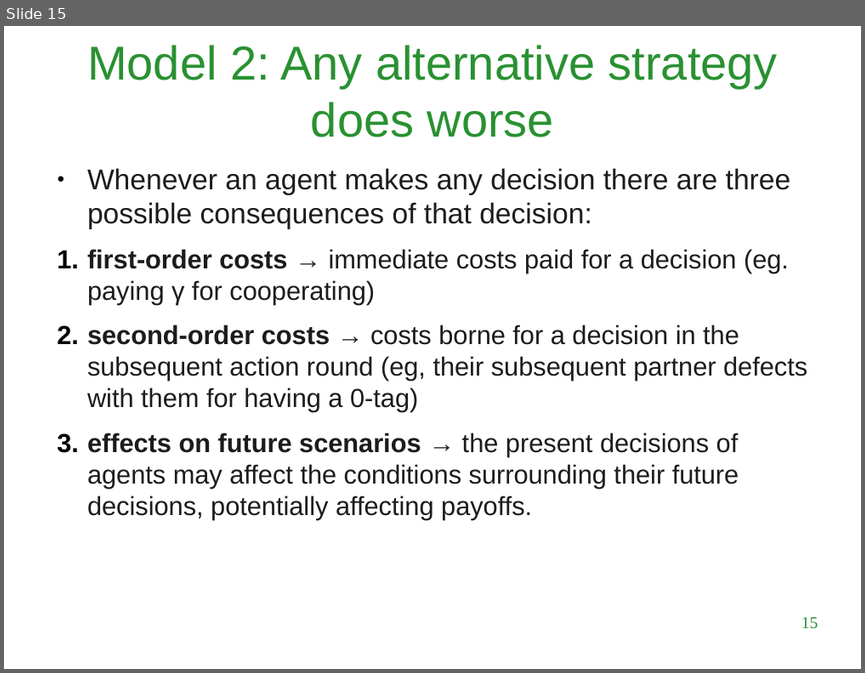
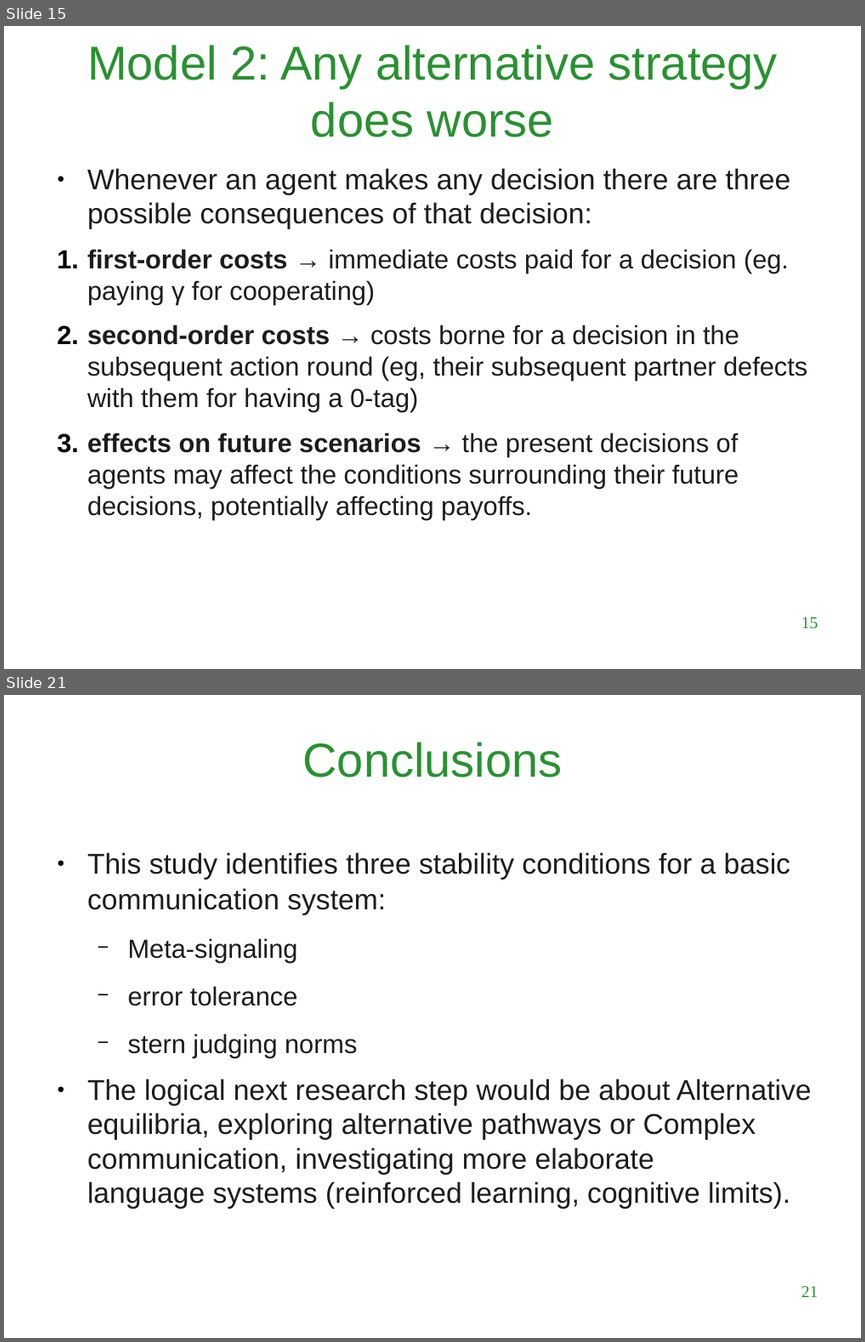
Before and after one commit to LuigiBrosNin/UNI, a slide deck: Master first year/Complex systems and network science/Tit_for_tatting_presentation.odp. Shown one above the other, each under a label of ours: slide 15 before the commit, slides 15 and 21 after it; the slides between them are not shown. The pictures are 865x673 and 865x1342 pixels, drawn with LibreOffice and Linux fonts; fonts in the diff are those of the drawing; background and template pictures are left out. Boxes give left, top, right and bottom in pixels: in the first picture for what was removed or moved away, otherwise in the second. Text is boxed around its words. In the diff, an @@ line names an element or a change of style, - is before the commit and + after.

```diff
--- a/Master first year/Complex systems and network science/Tit_for_tatting_presentation.odp
+++ b/Master first year/Complex systems and network science/Tit_for_tatting_presentation.odp
@@ slide 21 added at (4,695,861,1338), background #FFFFFF @@
@@ title added at (303,742,562,777), 40 pt, text #299131 @@
+Conclusions
@@ text added at (87,852,812,1208), 24 pt, text #1C1C1C @@
+● This study identifies three stability conditions for a basic communication system:
+  − Meta-signaling
+  − error tolerance
+  − stern judging norms
+● The logical next research step would be about Alternative equilibria, exploring alternative pathways or Complex communication, investigating more elaborate language systems (reinforced learning, cognitive limits).
@@ page number added at (801,1286,818,1297), 14 pt, text #299131 @@
+21
```
Also in this commit, not shown: 3 slides changed, 2 other slides added, 2 slides removed, 1 other file.
